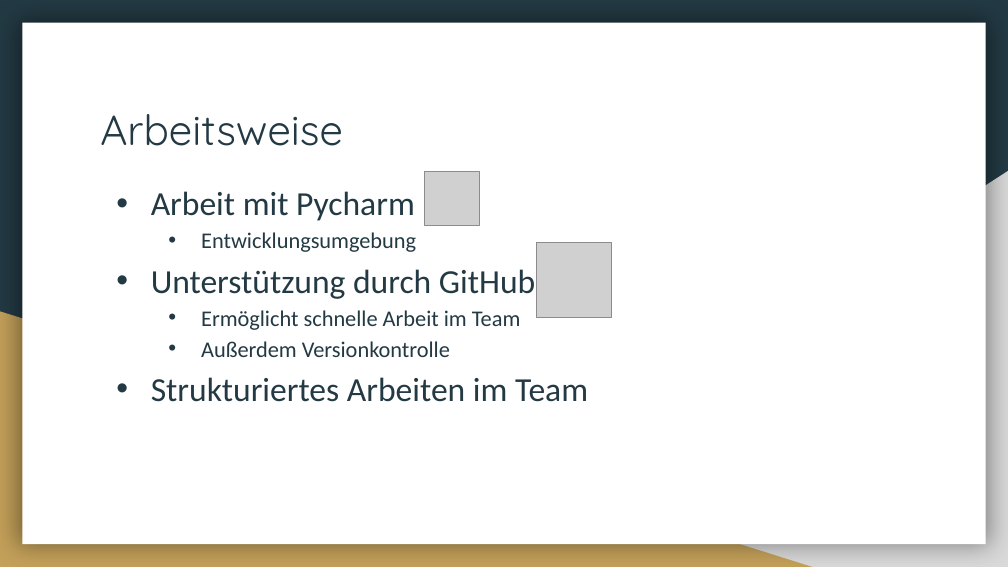
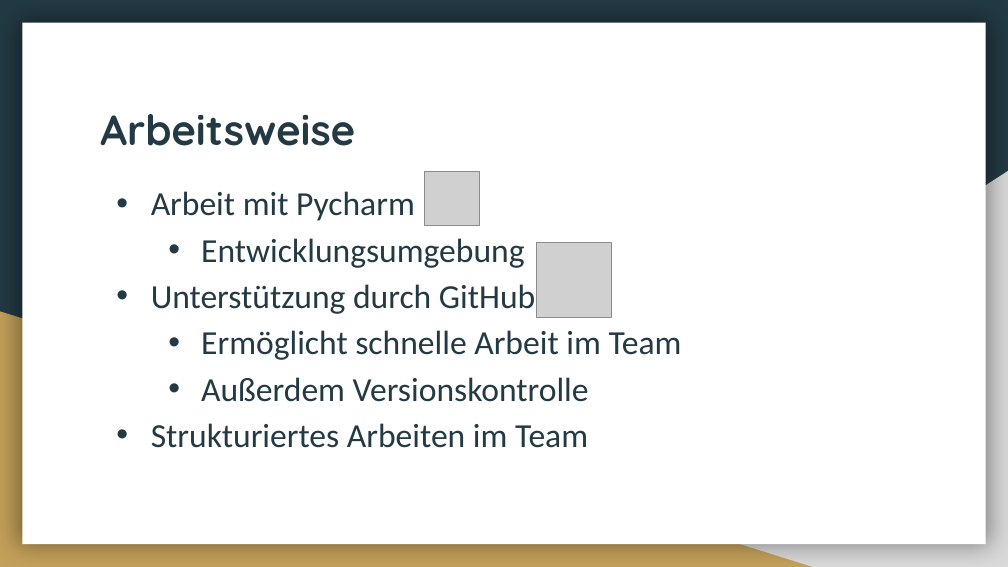
Before and after one commit to Lexa-Heda/TSA, a slide deck: slide 5 of TSA_Vortrag.pptx. Drawn at 1008x567 pixels with LibreOffice and Linux fonts; fonts in the diff are those of the drawing; grey boxes stand for pictures. Boxes give left, top, right and bottom in pixels: in the first picture for what was removed or moved away, otherwise in the second. Text is boxed around its words. In the diff, an @@ line names an element or a change of style, - is before the commit and + after.

```diff
--- a/TSA_Vortrag.pptx
+++ b/TSA_Vortrag.pptx
@@ title "Arbeitsweise" at (x1=100, y1=114, x2=355, y2=146): bold on @@
@@ text at (x1=201, y1=238, x2=682, y2=360): size 16 to 24 pt in "Entwicklungsumgebung", "Ermöglicht schnelle Arbeit im Team" @@
@@ text at (x1=201, y1=377, x2=589, y2=402): text changed; size 16 to 24 pt @@
-  • Außerdem Versionkontrolle
+  • Außerdem Versionskontrolle
```
Also in this commit, not shown: 6 other slides changed, 1 slide added, 1 slide removed, 2 other files.
